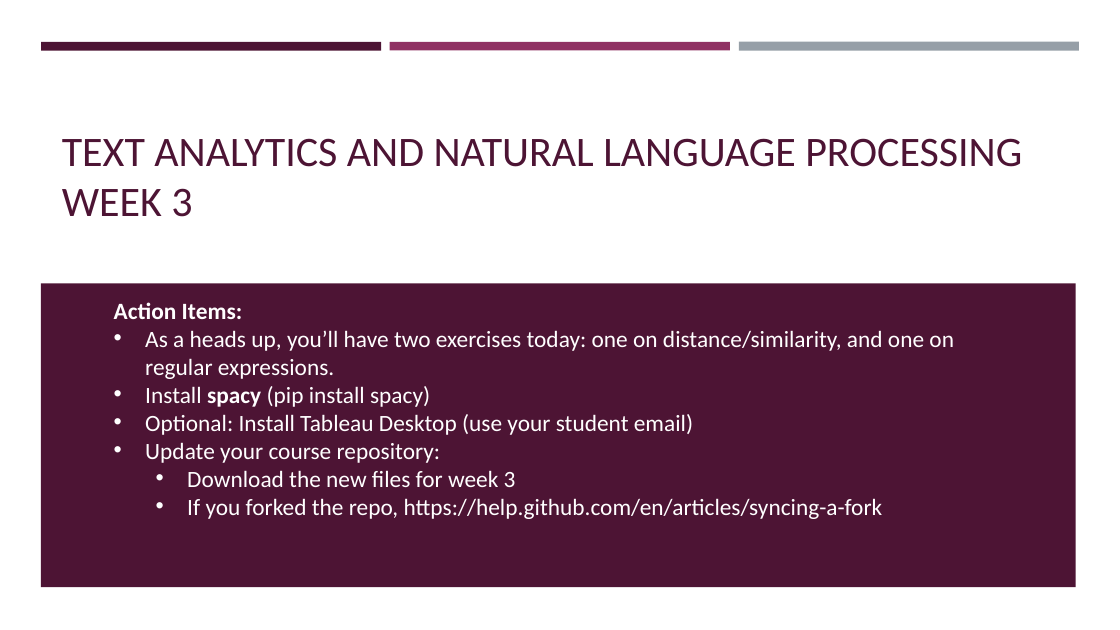
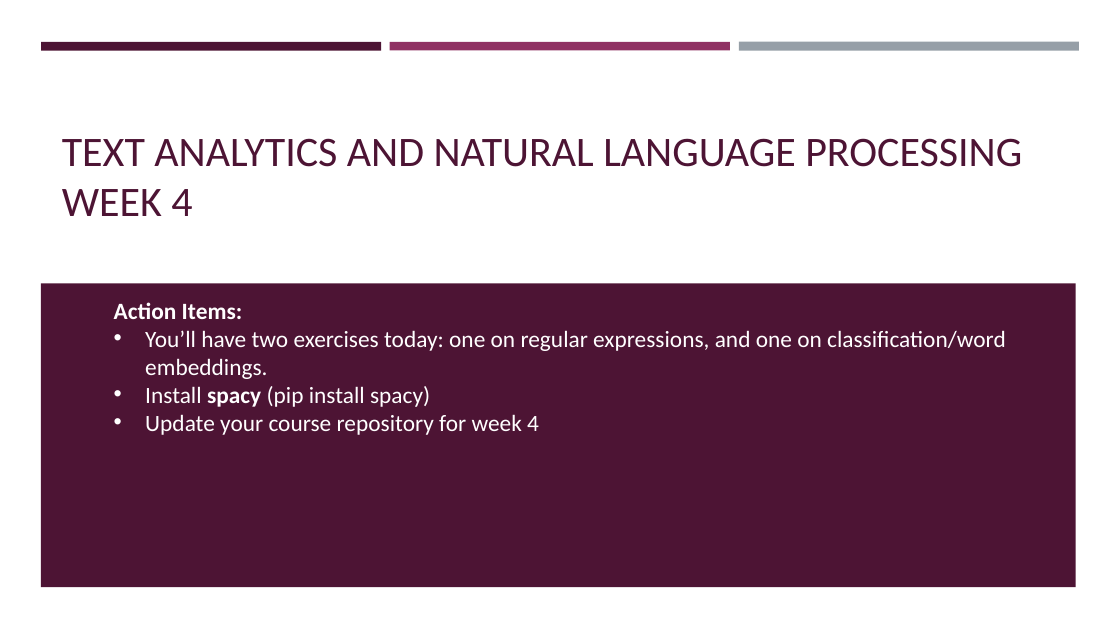
Before and after one commit to VarunDS/dso-599-text-analytics-nlp, a slide deck: slide 1 of week4/slides.pptx. Drawn at 1120x630 pixels with LibreOffice and Linux fonts; fonts in the diff are those of the drawing. Boxes give left, top, right and bottom in pixels: in the first picture for what was removed or moved away, otherwise in the second. Text is boxed around its words. In the diff, an @@ line names an element or a change of style, - is before the commit and + after.

Commit message:
week4 more updates

```diff
--- a/week4/slides.pptx
+++ b/week4/slides.pptx
@@ title at (62, 138, 1022, 216): text changed @@
-TEXT ANALYTICS AND NATURAL LANGUAGE PROCESSING WEEK 3
+TEXT ANALYTICS AND NATURAL LANGUAGE PROCESSING WEEK 4
@@ text at (145, 330, 1006, 379): text changed @@
-• As a heads up, you’ll have two exercises today: one on distance/similarity, and one on regular expressions.
+• You’ll have two exercises today: one on regular expressions, and one on classification/word embeddings.
@@ text at (145, 414, 539, 435): text changed @@
-• Optional: Install Tableau Desktop (use your student email)
-• Update your course repository:
-  • Download the new files for week 3
-  • If you forked the repo, https://help.github.com/en/articles/syncing-a-fork
+• Update your course repository for week 4
```
Also in this commit, not shown: 3 other slides changed, 10 slides removed, 3 other files.
